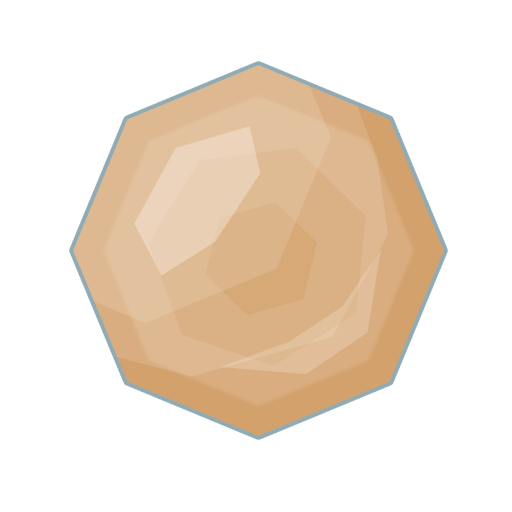
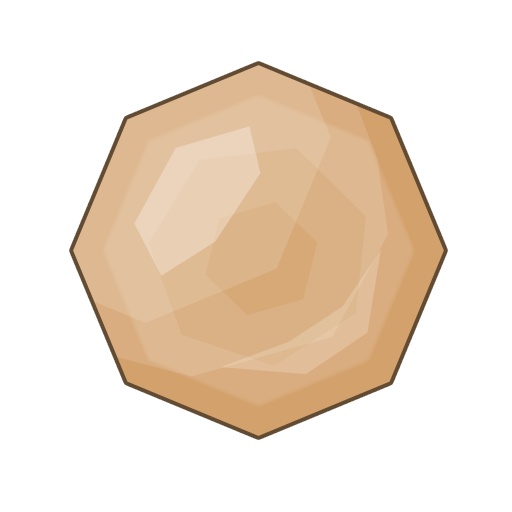
Two versions of the same layered image (512 x 512). Layer-by-layer changes:
pixels changed over [69, 61, 448, 440] (layer not identified)
